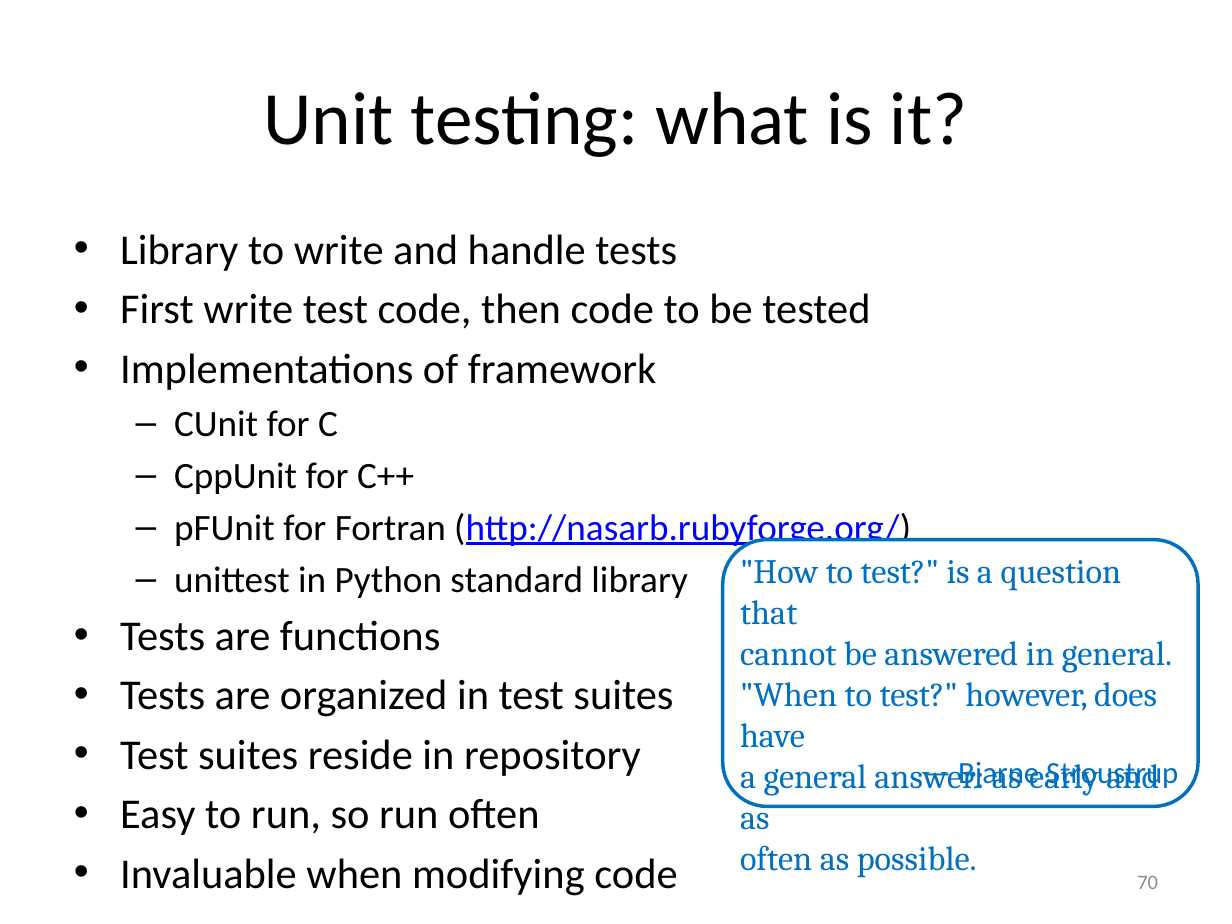
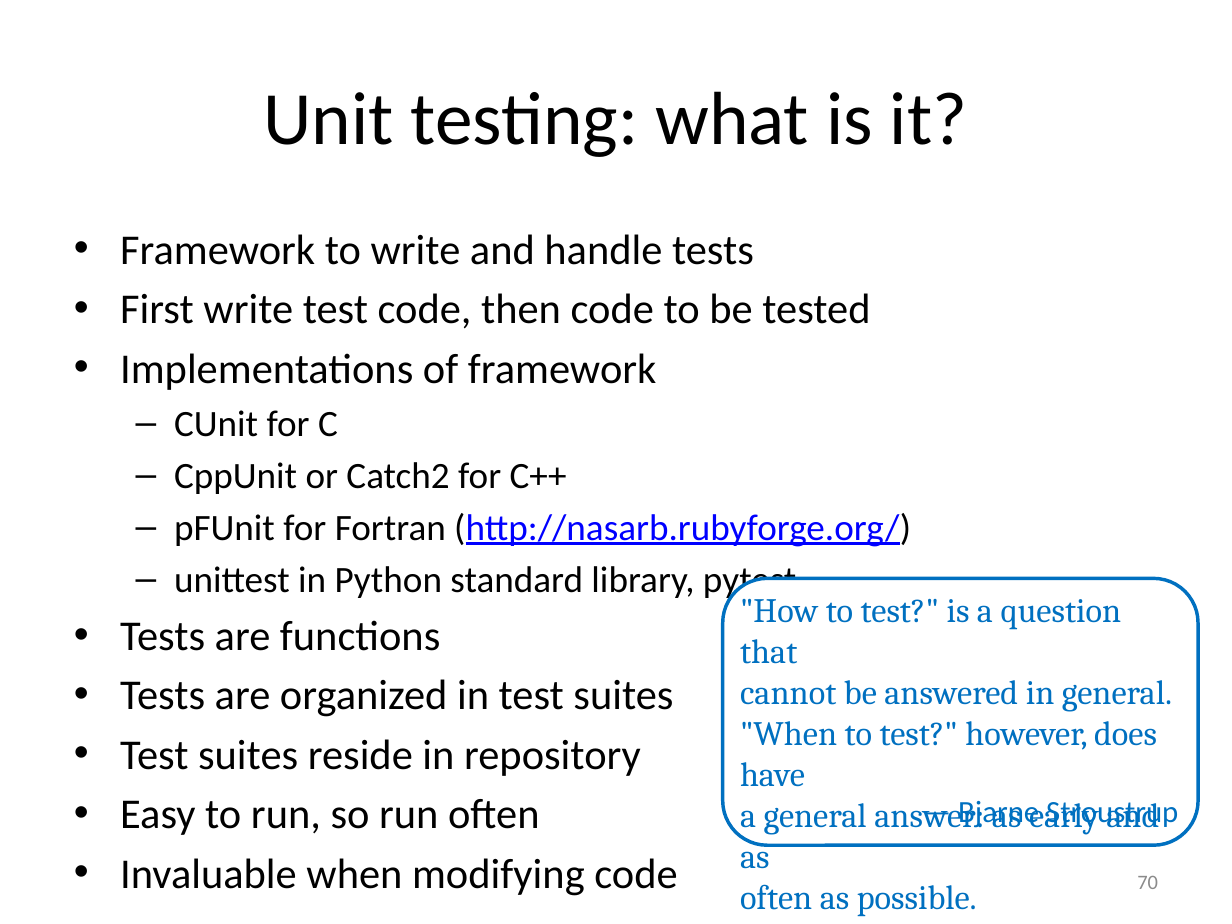
Before and after one commit to gjbex/Defensive_programming_and_debugging, a slide deck: slide 70 of debugging.pptx. Drawn at 1232x924 pixels with LibreOffice and Linux fonts; fonts in the diff are those of the drawing. Boxes give left, top, right and bottom in pixels: in the first picture for what was removed or moved away, otherwise in the second. Text is boxed around its words. In the diff, an @@ line names an element or a change of style, - is before the commit and + after.

Commit message:
Fix typos & update versions

```diff
--- a/debugging.pptx
+++ b/debugging.pptx
@@ text at [120, 234, 754, 265]: text changed @@
-• Library to write and handle tests
+• Framework to write and handle tests
@@ text at [174, 462, 567, 494]: text changed @@
-  – CppUnit for C++
+  – CppUnit or Catch2 for C++
@@ text at [174, 566, 796, 601]: text changed @@
-  – unittest in Python standard library
+  – unittest in Python standard library, pytest
@@ 2 texts, 1 rounded rectangle: place and size @@
-2 texts, 1 rounded rectangle at [723, 540, 1199, 878]
+2 texts, 1 rounded rectangle at [723, 578, 1199, 917]
```
Also in this commit, not shown: 7 other slides changed.
